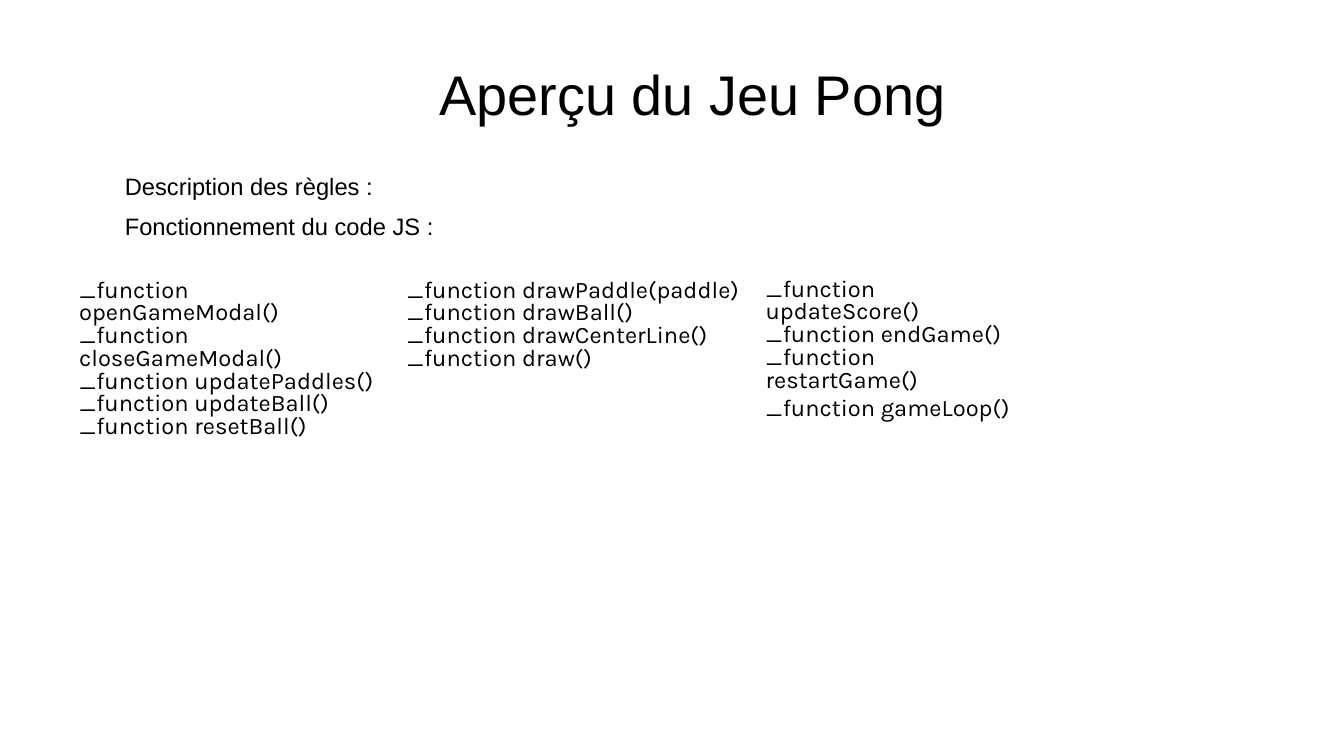
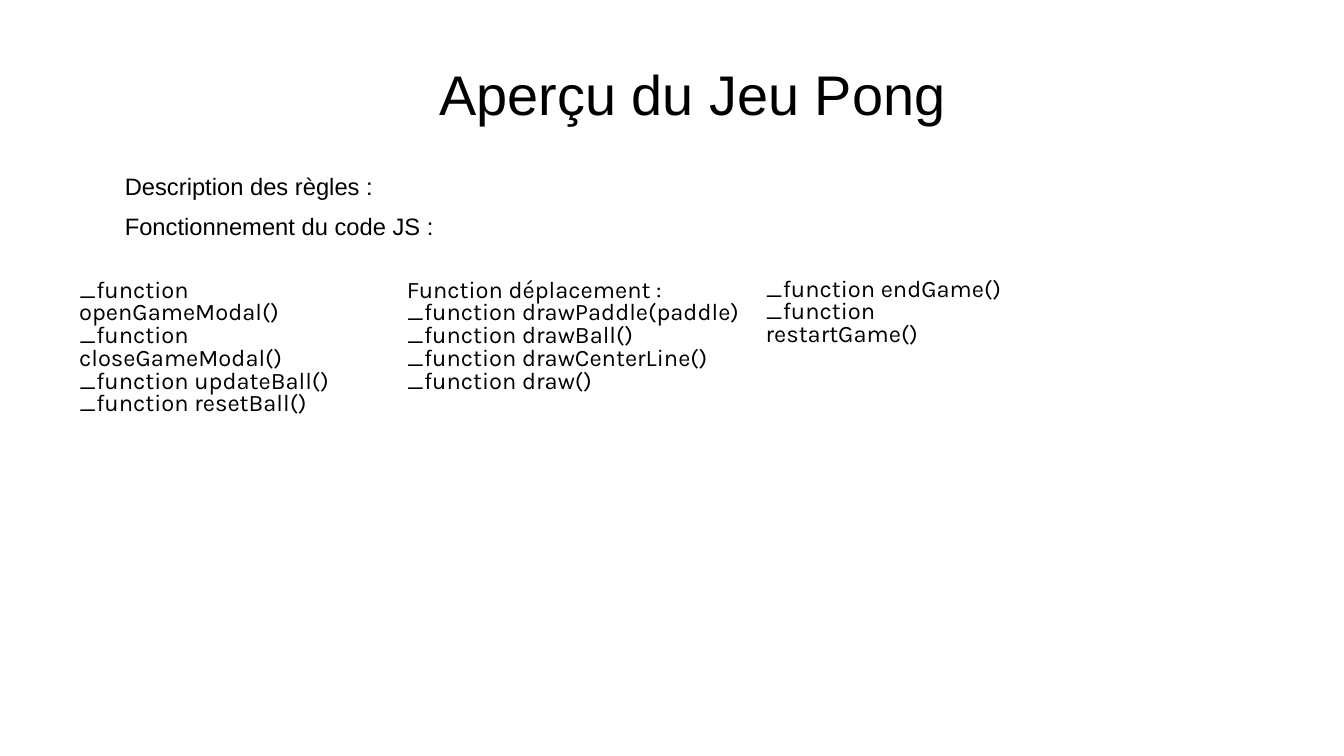
Before and after one commit to Cboukhal/projet_groupe, a slide deck: slide 6 of Camil/powerpoint/powerpoint_prototype.odp. Drawn at 1344x756 pixels with LibreOffice and Linux fonts; fonts in the diff are those of the drawing; background and template pictures are left out. Boxes give left, top, right and bottom in pixels: in the first picture for what was removed or moved away, otherwise in the second. Text is boxed around its words. In the diff, an @@ line names an element or a change of style, - is before the commit and + after.

```diff
--- a/Camil/powerpoint/powerpoint_prototype.odp
+++ b/Camil/powerpoint/powerpoint_prototype.odp
@@ text at box(407, 280, 651, 304): paragraph added @@
+Function déplacement :
@@ text at box(766, 280, 920, 325): paragraph removed @@
-_function updateScore()
@@ text at box(79, 368, 373, 395): paragraph removed @@
-_function updatePaddles()
@@ text at box(766, 399, 1010, 422): paragraph removed @@
-_function gameLoop()
```
Also in this commit, not shown: 4 other slides changed, 4 other files.
